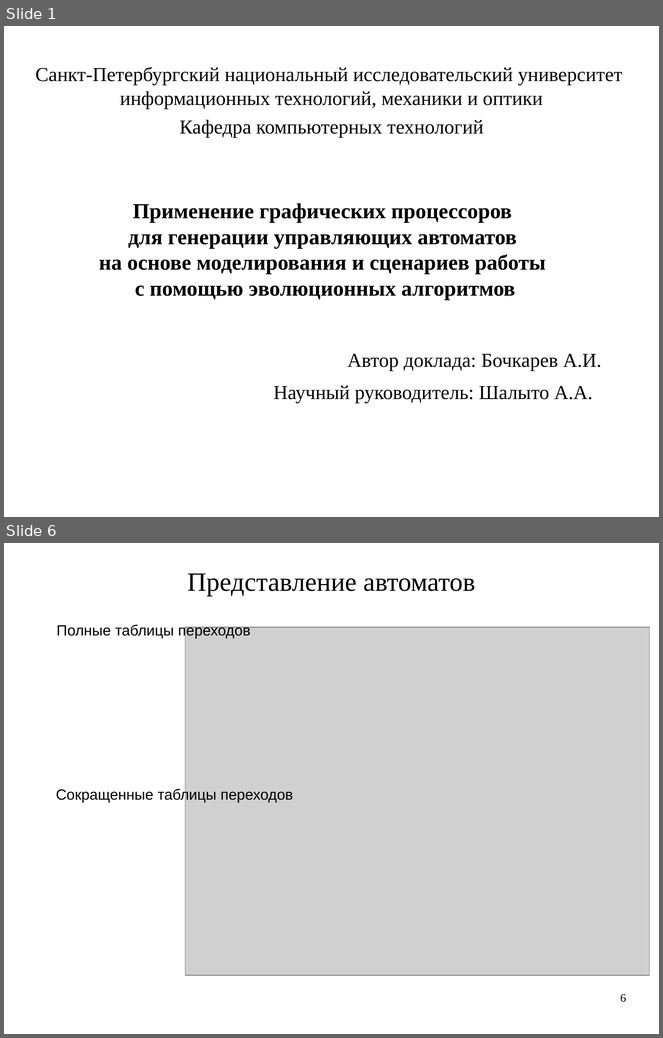
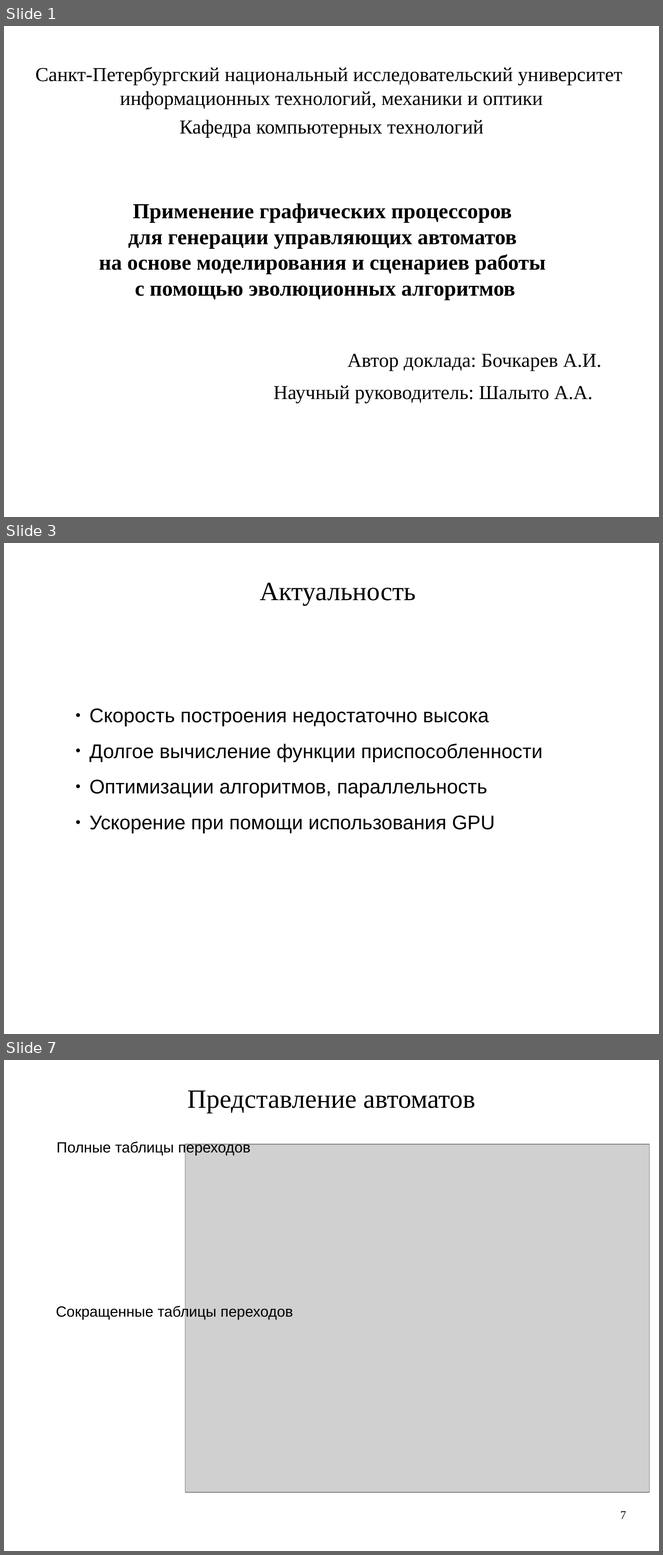
Before and after one commit to artem-bochkarev/master-work, a slide deck: Papers/PresentationKMU.odp. Shown one above the other, each under a label of ours: slides 1 and 6 before the commit, slides 1, 3 and 7 after it; the slides between them are not shown. The pictures are 663x1038 and 663x1555 pixels, drawn with LibreOffice and Linux fonts; fonts in the diff are those of the drawing; grey boxes stand for pictures. Boxes give left, top, right and bottom in pixels: in the first picture for what was removed or moved away, otherwise in the second. Text is boxed around its words. In the diff, an @@ line names an element or a change of style, - is before the commit and + after.

```diff
--- a/Papers/PresentationKMU.odp
+++ b/Papers/PresentationKMU.odp
@@ slide 3 added at [4,543,659,1034], background #FFFFFF @@
@@ text added at [260,583,416,605], 32 pt, text #000000 @@
+Актуальность
@@ text added at [89,708,543,834], 24 pt, text #000000 @@
+● Скорость построения недостаточно высока
+● Долгое вычисление функции приспособленности
+● Оптимизации алгоритмов, параллельность
+● Ускорение при помощи использования GPU
@@ what was slide 6 is now slide 7 @@
@@ page number at [621,1511,626,1519]: text changed @@
-6
+7
```
Also in this commit, not shown: 12 slides changed, 5 other slides added, 2 slides removed, 6 other files.
